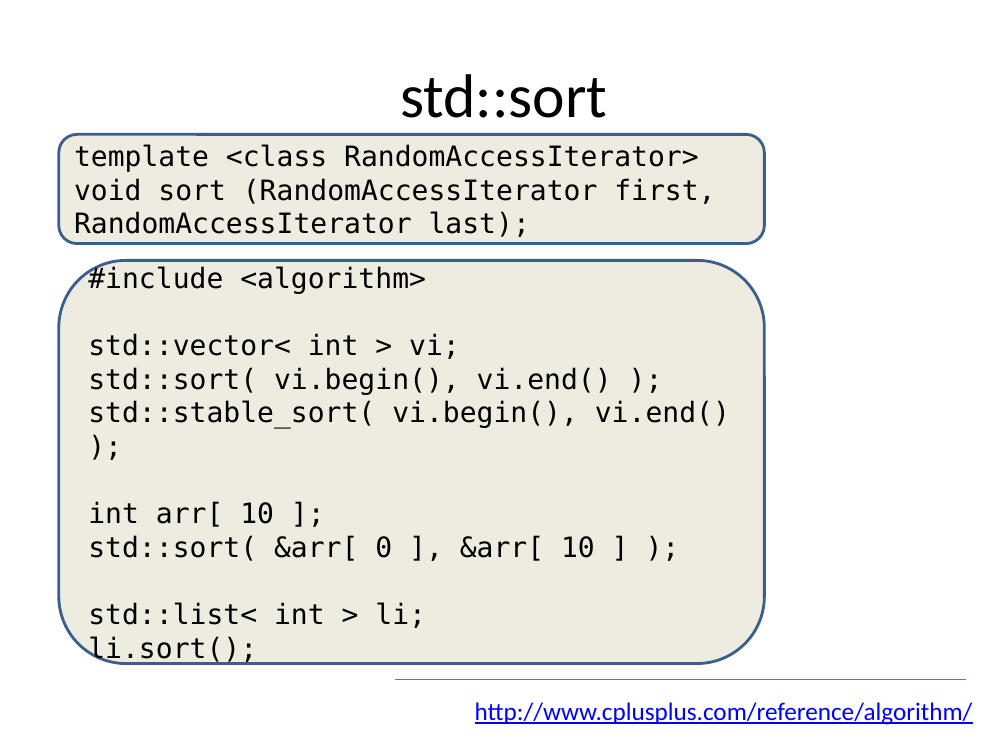
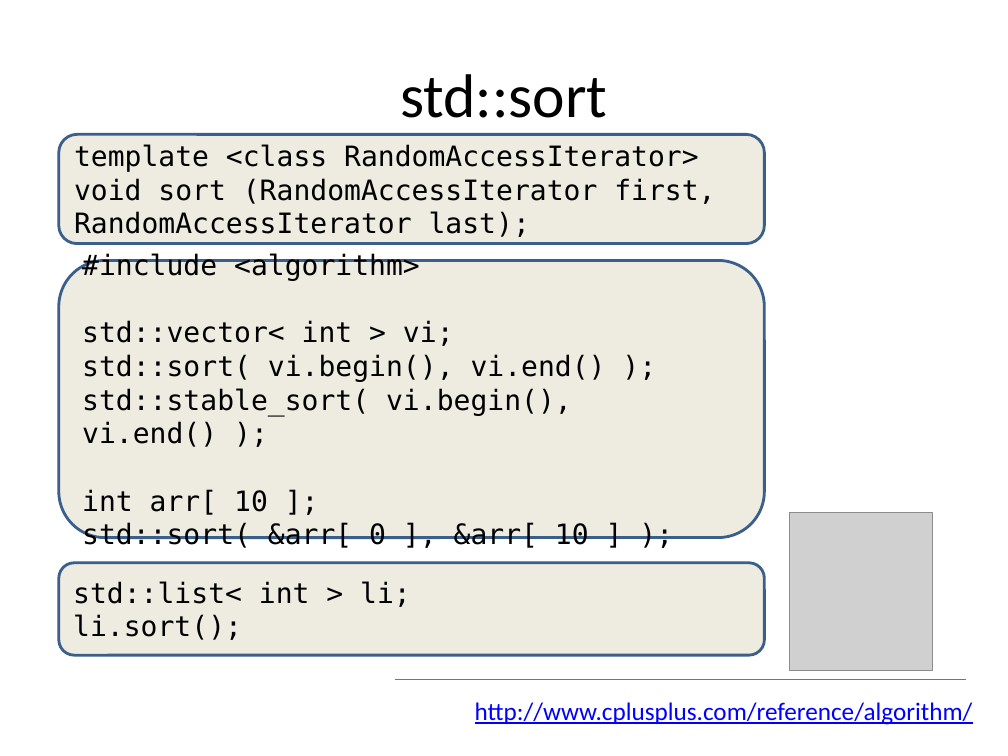
Before and after one commit to tscherkas/cpp_craft_1013, a slide deck: slide 14 of lections/cpp_craft_lec_1_part_2_v1_2.pptx. Drawn at 1008x756 pixels with LibreOffice and Linux fonts; fonts in the diff are those of the drawing; grey boxes stand for pictures. Boxes give left, top, right and bottom in pixels: in the first picture for what was removed or moved away, otherwise in the second. Text is boxed around its words. In the diff, an @@ line names an element or a change of style, - is before the commit and + after.

```diff
--- a/lections/cpp_craft_lec_1_part_2_v1_2.pptx
+++ b/lections/cpp_craft_lec_1_part_2_v1_2.pptx
@@ rounded rectangle "#include <algorithm>": place and size @@
-rounded rectangle "#include <algorithm>" at <box>58,260,764,663</box>
+rounded rectangle "#include <algorithm>" at <box>58,260,764,537</box>
@@ picture added at <box>789,512,932,670</box> @@
@@ rounded rectangle added at <box>58,562,764,655</box>, fill #EEECE1, outline #3A5F8C 2 pt, 20 pt, text #000000 @@
+std::list< int > li;
+li.sort();
@@ text in rounded rectangle at <box>88,602,426,664</box>: paragraphs removed @@
-std::list< int > li;
-li.sort();
```
Also in this commit, not shown: 4 other slides changed, 1 other file.
